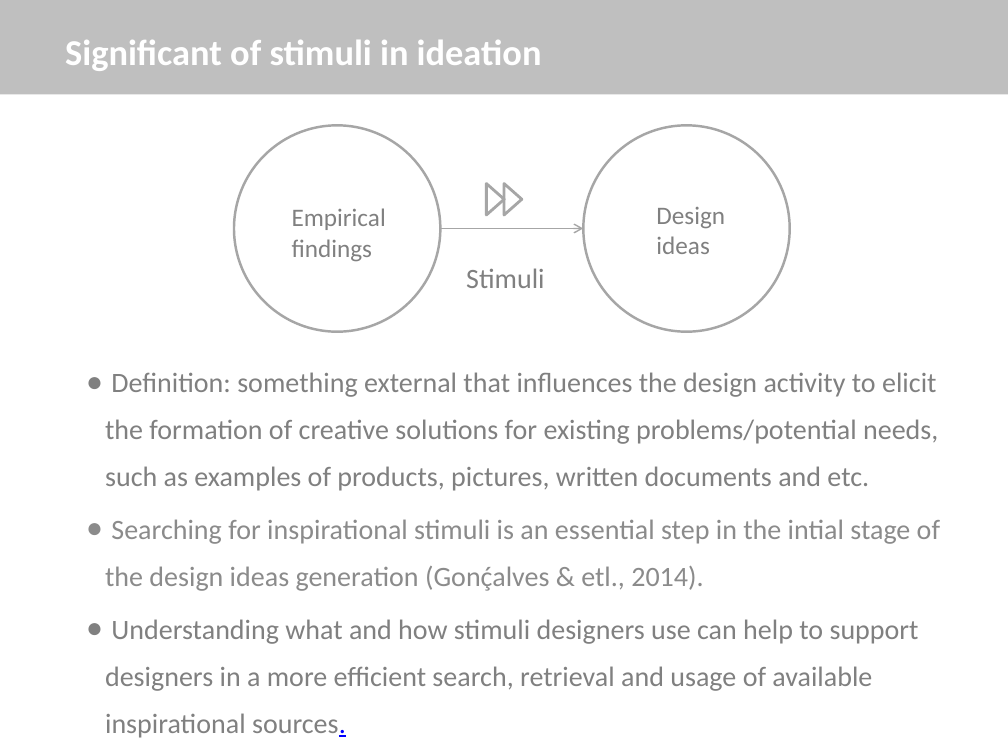
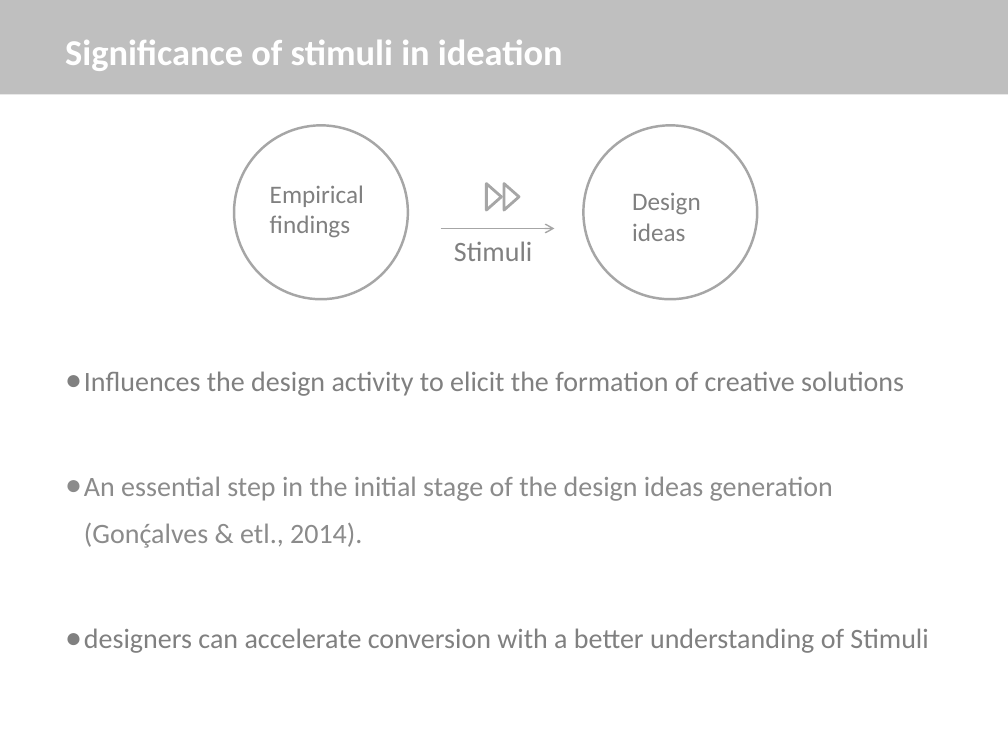
Before and after one commit to sunyingFUBerlin/PPT-for-IFKAD, a slide deck: slide 9 of ResearchProposal.pptx. Drawn at 1008x756 pixels with LibreOffice and Linux fonts; fonts in the diff are those of the drawing. Boxes give left, top, right and bottom in pixels: in the first picture for what was removed or moved away, otherwise in the second. Text is boxed around its words. In the diff, an @@ line names an element or a change of style, - is before the commit and + after.

Commit message:
update slides

```diff
--- a/ResearchProposal.pptx
+++ b/ResearchProposal.pptx
@@ title at [65, 40, 563, 71]: text changed @@
-Significant of stimuli in ideation
+Significance of stimuli in ideation
@@ ellipse: place and size @@
-ellipse at [234, 125, 440, 332]
+ellipse at [234, 125, 407, 298]
@@ ellipse: place and size @@
-ellipse at [584, 125, 790, 332]
+ellipse at [584, 125, 757, 298]
@@ text "Empirical findings": place and size @@
-text "Empirical findings" at [292, 208, 386, 261]
+text "Empirical findings" at [270, 185, 364, 237]
@@ flow chart extract: place and size @@
-flow chart extract at [486, 184, 505, 215]
+flow chart extract at [486, 184, 501, 210]
@@ flow chart extract: place and size @@
-flow chart extract at [503, 184, 522, 215]
+flow chart extract at [503, 184, 519, 210]
@@ text "Design ideas": place and size @@
-text "Design ideas" at [656, 207, 725, 254]
+text "Design ideas" at [632, 193, 701, 241]
@@ text "Stimuli": place and size @@
-text "Stimuli" at [466, 268, 544, 288]
+text "Stimuli" at [454, 241, 532, 261]
@@ arrow moved from (440, 229) - (584, 229) to (440, 229) - (554, 229) @@
@@ text at [84, 371, 928, 653]: text changed @@
-● Definition: something external that influences the design activity to elicit the formation of creative solutions for existing problems/potential needs, such as examples of products, pictures, written documents and etc.
-● Searching for inspirational stimuli is an essential step in the intial stage of the design ideas generation (Gonḉalves & etl., 2014).
-● Understanding what and how stimuli designers use can help to support designers in a more efficient search, retrieval and usage of available inspirational sources.
+● Influences the design activity to elicit the formation of creative solutions
+● An essential step in the initial stage of the design ideas generation (Gonḉalves & etl., 2014).
+● designers can accelerate conversion with a better understanding of Stimuli
```
Also in this commit, not shown: 6 other slides changed.
